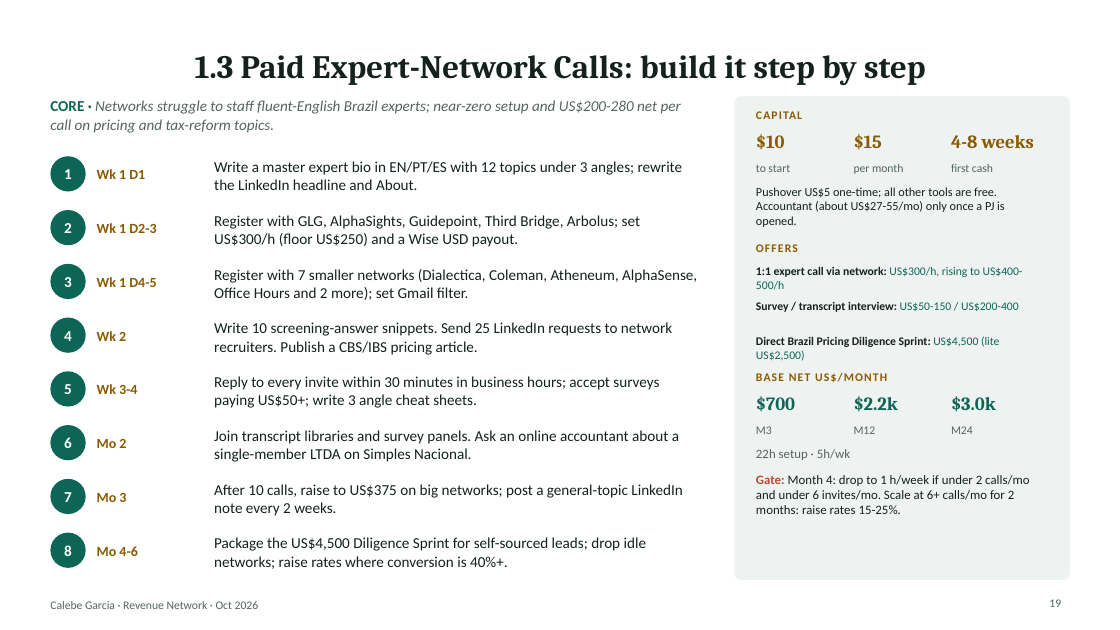
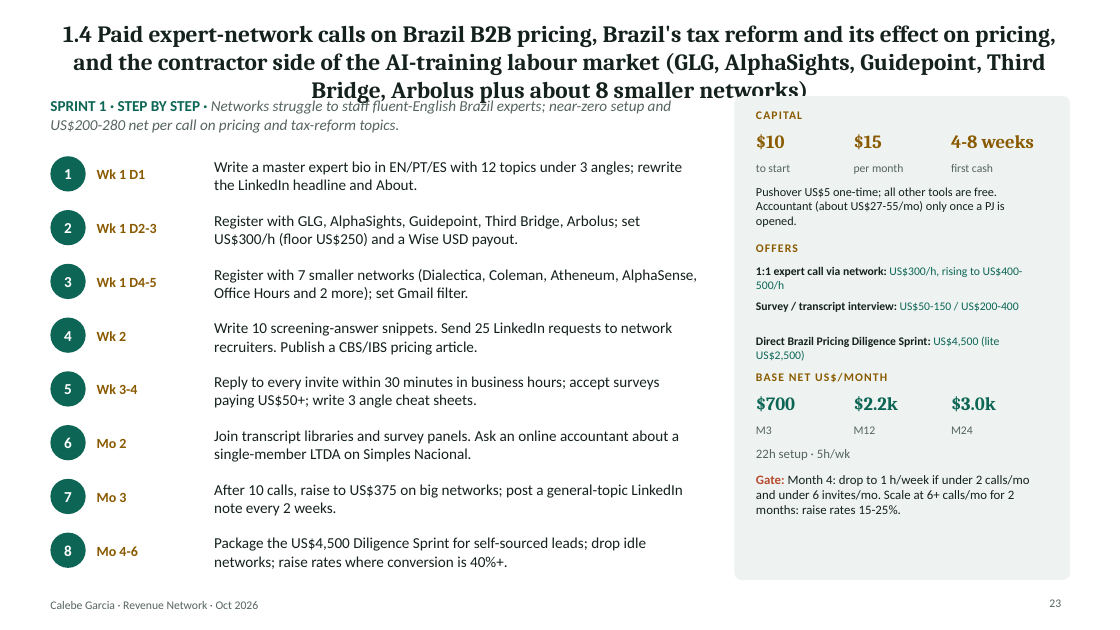
Before and after one commit to algarcalebe-web/legendary-bassoon, a slide deck: slide 23 of research/Calebe_Revenue_Network.pptx (slide 19 before the commit). Drawn at 1120x630 pixels with LibreOffice and Linux fonts; fonts in the diff are those of the drawing. Boxes give left, top, right and bottom in pixels: in the first picture for what was removed or moved away, otherwise in the second. Text is boxed around its words. In the diff, an @@ line names an element or a change of style, - is before the commit and + after.

```diff
--- a/research/Calebe_Revenue_Network.pptx
+++ b/research/Calebe_Revenue_Network.pptx
@@ title at [63, 25, 1056, 103]: text changed; size 28 to 20 pt @@
-1.3 Paid Expert-Network Calls: build it step by step
+1.4 Paid expert-network calls on Brazil B2B pricing, Brazil's tax reform and its effect on pricing, and the contractor side of the AI-training labour market (GLG, AlphaSights, Guidepoint, Third Bridge, Arbolus plus about 8 smaller networks)
@@ text at [50, 98, 671, 133]: text changed @@
-CORE · Networks struggle to staff fluent-English Brazil experts; near-zero setup and US$200-280 net per call on pricing and tax-reform topics.
+SPRINT 1 · STEP BY STEP · Networks struggle to staff fluent-English Brazil experts; near-zero setup and US$200-280 net per call on pricing and tax-reform topics.
@@ page number at [1049, 599, 1061, 607]: text changed @@
-19
+23
```
Also in this commit, not shown: 104 other slides changed, 16 slides added, 2 slides removed, 2 other files.
